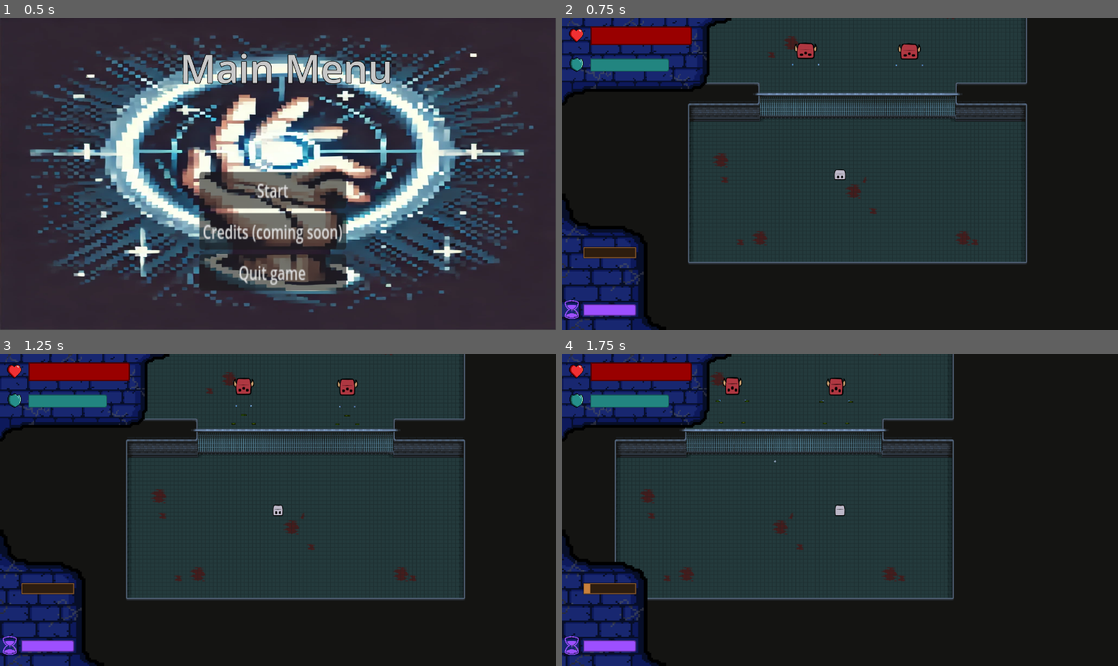
Above: before the commit, frames 1-4 (two rows, left to right).
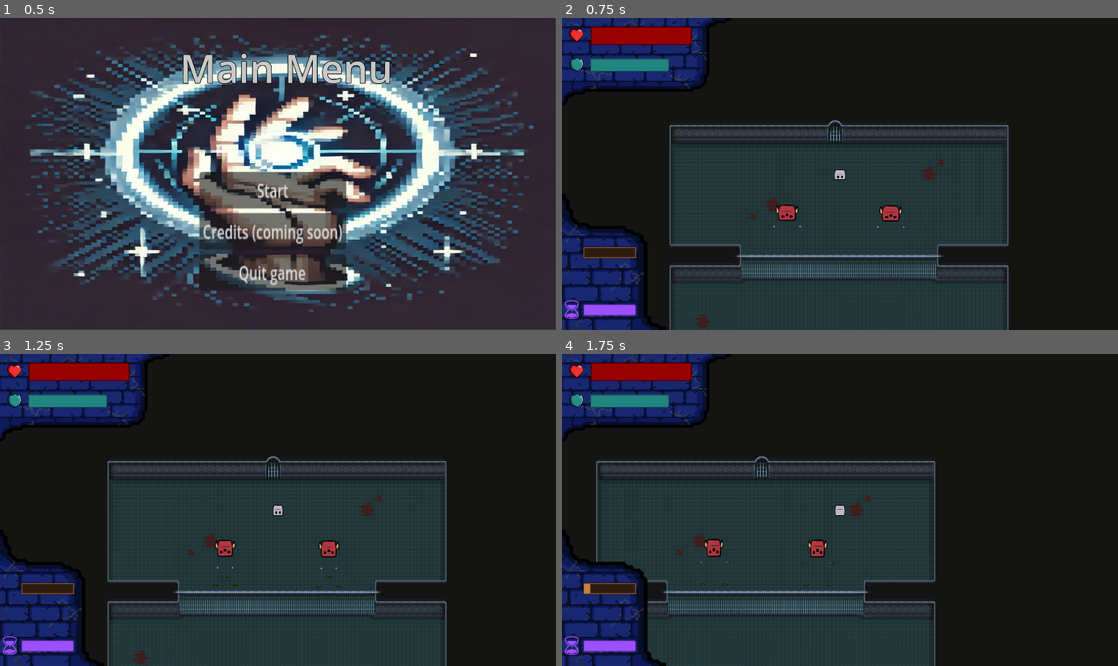
Above: after the commit, the same moments.

Repository: TheMilanMiracle/pyramid-scam-games-game
Game: Godot game, scene res://scenes/UI/main_menu.tscn
Two runs of this game, one before a commit and one after it. Both use one fixed random seed, a clock stepped at 60 frames per second and the inputs below. The engine's default icon, where the game draws it, is replaced by a stand-in: a white triangle on a blue panel in a dark square.
Inputs (mouse positions are in pixels of both pictures, inside the frame that each line leads up to):
- Up to frame 1 (0.5 s): no input
- Up to frame 2 (0.75 s): click "Start" at 0.5 s
- Up to frame 3 (1.25 s): no input
- Up to frame 4 (1.75 s): move the mouse to (806, 385) at 1.27 s; hold D (right) from 1.28 s (still down); hold F (force) from 1.28 s (still down); click (806, 385) at 1.42 s

Frame 1 is identical in both runs. In frame 2, 35% of the frame differs, in the area x 19-84%, y 0-100%; in frame 3, 35%; in frame 4, 30%.

Commit message:
add boss base with state machine

Diff:
--- /dev/null
+++ b/juego-single/scenes/entities/Boss.tscn
@@ -0,0 +1,69 @@
+[gd_scene load_steps=11 format=3 uid="uid://dca2bh7553sjp"]
+
+[ext_resource type="Script" path="res://components/hurtbox.gd" id="1_bhst3"]
+[ext_resource type="Script" path="res://scripts/entities/boss/boss.gd" id="1_qwjmg"]
+[ext_resource type="Texture2D" uid="uid://bfr42cfonoyrg" path="res://assets/skins/monster.png" id="2_2eb68"]
+[ext_resource type="Script" path="res://scripts/entities/boss/state_machine.gd" id="3_g3et1"]
+[ext_resource type="Script" path="res://scripts/entities/boss/following_state.gd" id="4_etjhg"]
+[ext_resource type="Script" path="res://scripts/entities/boss/attack_state.gd" id="6_4adej"]
+[ext_resource type="Script" path="res://scripts/entities/boss/idle_state.gd" id="7_2sg3r"]
+[ext_resource type="Script" path="res://scripts/entities/boss/charged_attack_state.gd" id="8_7l3du"]
+
+[sub_resource type="RectangleShape2D" id="RectangleShape2D_si4gy"]
+size = Vector2(21.5, 23.1)
+
+[sub_resource type="RectangleShape2D" id="RectangleShape2D_khkak"]
+size = Vector2(294, 132)
+
+[node name="Boss" type="CharacterBody2D"]
+collision_layer = 4
+collision_mask = 15
+script = ExtResource("1_qwjmg")
+
+[node name="Pivot" type="Node2D" parent="."]
+
+[node name="Sprite" type="Sprite2D" parent="Pivot"]
+modulate = Color(0.529412, 0.12549, 1, 1)
+scale = Vector2(5, 5)
+texture = ExtResource("2_2eb68")
+hframes = 9
+vframes = 7
+
+[node name="Bullet Pivot" type="Node2D" parent="."]
+
+[node name="Marker" type="Marker2D" parent="Bullet Pivot"]
+position = Vector2(200, 0)
+
+[node name="Hurtbox" type="Area2D" parent="."]
+script = ExtResource("1_bhst3")
+
+[node name="StateMachine" type="Node2D" parent="."]
+script = ExtResource("3_g3et1")
+
+[node name="FollowingState" type="Node2D" parent="StateMachine"]
+script = ExtResource("4_etjhg")
+
+[node name="AttackState" type="Node2D" parent="StateMachine"]
+script = ExtResource("6_4adej")
+
+[node name="AttackStateTimer" type="Timer" parent="StateMachine/AttackState"]
+wait_time = 0.8
+one_shot = true
+
+[node name="IdleState" type="Node2D" parent="StateMachine"]
+script = ExtResource("7_2sg3r")
+
+[node name="ChargedAttackState" type="Node2D" parent="StateMachine"]
+script = ExtResource("8_7l3du")
+
+[node name="StateTimer" type="Timer" parent="."]
+one_shot = true
+
+[node name="Square" type="CollisionShape2D" parent="."]
+position = Vector2(0.499997, 9.5)
+scale = Vector2(10, 10)
+shape = SubResource("RectangleShape2D_si4gy")
+
+[node name="Rect" type="CollisionShape2D" parent="."]
+position = Vector2(0, -39)
+shape = SubResource("RectangleShape2D_khkak")
--- a/juego-single/scenes/entities/bullet.tscn
+++ b/juego-single/scenes/entities/bullet.tscn
@@ -7,8 +7,8 @@
 radius = 7.0
 
 [node name="bullet" type="Area2D"]
-collision_layer = 17
-collision_mask = 7
+collision_layer = 16
+collision_mask = 31
 script = ExtResource("1_063qn")
 
 [node name="CollisionShape2D" type="CollisionShape2D" parent="."]
--- a/juego-single/scenes/player/player.tscn
+++ b/juego-single/scenes/player/player.tscn
@@ -1,5 +1,4 @@
-[gd_scene load_steps=50 format=3 uid="uid://ygpasvck8iev"]
-
+[gd_scene load_steps=52 format=3 uid="uid://ygpasvck8iev"]
 
 [ext_resource type="Script" path="res://scripts/player/player.gd" id="1_mos1g"]
 [ext_resource type="Texture2D" uid="uid://b03urp0y7yjxn" path="res://assets/skins/base_character.png" id="2_cebw6"]
@@ -48,132 +47,6 @@
 resource_name = "attack"
 length = 0.25
 
-[sub_resource type="Animation" id="Animation_tesbp"]
-resource_name = "idle"
-length = 0.6
-loop_mode = 1
-step = 0.15
-tracks/0/type = "value"
-tracks/0/imported = false
-tracks/0/enabled = true
-tracks/0/path = NodePath("Pivot/MainSprite:frame")
-tracks/0/interp = 1
-tracks/0/loop_wrap = true
-tracks/0/keys = {
-"times": PackedFloat32Array(0, 0.142857, 0.285714, 0.428571),
-"transitions": PackedFloat32Array(1, 1, 1, 1),
-"update": 1,
-"values": [0, 1, 2, 3]
-}
-
-[sub_resource type="Animation" id="Animation_e1dox"]
-resource_name = "idle left"
-length = 0.6
-loop_mode = 1
-step = 0.15
-tracks/0/type = "value"
-tracks/0/imported = false
-tracks/0/enabled = true
-tracks/0/path = NodePath("Pivot/MainSprite:frame")
-tracks/0/interp = 1
-tracks/0/loop_wrap = true
-tracks/0/keys = {
-"times": PackedFloat32Array(0, 0.15, 0.3, 0.45),
-"transitions": PackedFloat32Array(1, 1, 1, 1),
-"update": 1,
-"values": [8, 9, 10, 11]
-}
-
-[sub_resource type="Animation" id="Animation_j787d"]
-resource_name = "idle left_bottom"
-length = 0.6
-loop_mode = 1
-step = 0.15
-tracks/0/type = "value"
-tracks/0/imported = false
-tracks/0/enabled = true
-tracks/0/path = NodePath("Pivot/MainSprite:frame")
-tracks/0/interp = 1
-tracks/0/loop_wrap = true
-tracks/0/keys = {
-"times": PackedFloat32Array(0, 0.15, 0.3, 0.45),
-"transitions": PackedFloat32Array(1, 1, 1, 1),
-"update": 1,
-"values": [4, 5, 6, 7]
-}
-
-[sub_resource type="Animation" id="Animation_ub80f"]
-resource_name = "idle right"
-length = 0.6
-loop_mode = 1
-step = 0.15
-tracks/0/type = "value"
-tracks/0/imported = false
-tracks/0/enabled = true
-tracks/0/path = NodePath("Pivot/MainSprite:frame")
-tracks/0/interp = 1
-tracks/0/loop_wrap = true
-tracks/0/keys = {
-"times": PackedFloat32Array(0, 0.15, 0.3, 0.45),
-"transitions": PackedFloat32Array(1, 1, 1, 1),
-"update": 1,
-"values": [8, 9, 10, 11]
-}
-
-[sub_resource type="Animation" id="Animation_fmc54"]
-resource_name = "idle right_bottom"
-length = 0.6
-loop_mode = 1
-step = 0.15
-tracks/0/type = "value"
-tracks/0/imported = false
-tracks/0/enabled = true
-tracks/0/path = NodePath("Pivot/MainSprite:frame")
-tracks/0/interp = 1
-tracks/0/loop_wrap = true
-tracks/0/keys = {
-"times": PackedFloat32Array(0, 0.15, 0.3, 0.45),
-"transitions": PackedFloat32Array(1, 1, 1, 1),
-"update": 1,
-"values": [4, 5, 6, 7]
-}
-
-[sub_resource type="Animation" id="Animation_vswqh"]
-resource_name = "idle rigtht_up"
-length = 0.6
-loop_mode = 1
-step = 0.15
-tracks/0/type = "value"
-tracks/0/imported = false
-tracks/0/enabled = true
-tracks/0/path = NodePath("Pivot/MainSprite:frame")
-tracks/0/interp = 1
-tracks/0/loop_wrap = true
-tracks/0/keys = {
-"times": PackedFloat32Array(0, 0.15, 0.3, 0.45),
-"transitions": PackedFloat32Array(1, 1, 1, 1),
-"update": 1,
-"values": [16, 17, 18, 19]
-}
-
-[sub_resource type="Animation" id="Animation_lq3xx"]
-resource_name = "idle up"
-length = 0.6
-loop_mode = 1
-step = 0.15
-tracks/0/type = "value"
-tracks/0/imported = false
-tracks/0/enabled = true
-tracks/0/path = NodePath("Pivot/MainSprite:frame")
-tracks/0/interp = 1
-tracks/0/loop_wrap = true
-tracks/0/keys = {
-"times": PackedFloat32Array(0, 0.15, 0.3, 0.45),
-"transitions": PackedFloat32Array(1, 1, 1, 1),
-"update": 1,
-"values": [12, 13, 14, 15]
-}
-
 [sub_resource type="Animation" id="Animation_jd3hd"]
 resource_name = "death"
 length = 0.5
@@ -189,6 +62,132 @@
 "transitions": PackedFloat32Array(1, 1, 1, 1, 1, 1),
 "update": 1,
 "values": [0, 1, 2, 3, 4, 5]
+}
+
+[sub_resource type="Animation" id="Animation_tesbp"]
+resource_name = "idle"
+length = 0.6
+loop_mode = 1
+step = 0.15
+tracks/0/type = "value"
+tracks/0/imported = false
+tracks/0/enabled = true
+tracks/0/path = NodePath("Pivot/MainSprite:frame")
+tracks/0/interp = 1
+tracks/0/loop_wrap = true
+tracks/0/keys = {
+"times": PackedFloat32Array(0, 0.142857, 0.285714, 0.428571),
+"transitions": PackedFloat32Array(1, 1, 1, 1),
+"update": 1,
+"values": [0, 1, 2, 3]
+}
+
+[sub_resource type="Animation" id="Animation_e1dox"]
+resource_name = "idle left"
+length = 0.6
+loop_mode = 1
+step = 0.15
+tracks/0/type = "value"
+tracks/0/imported = false
+tracks/0/enabled = true
+tracks/0/path = NodePath("Pivot/MainSprite:frame")
+tracks/0/interp = 1
+tracks/0/loop_wrap = true
+tracks/0/keys = {
+"times": PackedFloat32Array(0, 0.15, 0.3, 0.45),
+"transitions": PackedFloat32Array(1, 1, 1, 1),
+"update": 1,
+"values": [8, 9, 10, 11]
+}
+
+[sub_resource type="Animation" id="Animation_j787d"]
+resource_name = "idle left_bottom"
+length = 0.6
+loop_mode = 1
+step = 0.15
+tracks/0/type = "value"
+tracks/0/imported = false
+tracks/0/enabled = true
+tracks/0/path = NodePath("Pivot/MainSprite:frame")
+tracks/0/interp = 1
+tracks/0/loop_wrap = true
+tracks/0/keys = {
+"times": PackedFloat32Array(0, 0.15, 0.3, 0.45),
+"transitions": PackedFloat32Array(1, 1, 1, 1),
+"update": 1,
+"values": [4, 5, 6, 7]
+}
+
+[sub_resource type="Animation" id="Animation_ub80f"]
+resource_name = "idle right"
+length = 0.6
+loop_mode = 1
+step = 0.15
+tracks/0/type = "value"
+tracks/0/imported = false
+tracks/0/enabled = true
+tracks/0/path = NodePath("Pivot/MainSprite:frame")
+tracks/0/interp = 1
+tracks/0/loop_wrap = true
+tracks/0/keys = {
+"times": PackedFloat32Array(0, 0.15, 0.3, 0.45),
+"transitions": PackedFloat32Array(1, 1, 1, 1),
+"update": 1,
+"values": [8, 9, 10, 11]
+}
+
+[sub_resource type="Animation" id="Animation_fmc54"]
+resource_name = "idle right_bottom"
+length = 0.6
+loop_mode = 1
+step = 0.15
+tracks/0/type = "value"
+tracks/0/imported = false
+tracks/0/enabled = true
+tracks/0/path = NodePath("Pivot/MainSprite:frame")
+tracks/0/interp = 1
+tracks/0/loop_wrap = true
+tracks/0/keys = {
+"times": PackedFloat32Array(0, 0.15, 0.3, 0.45),
+"transitions": PackedFloat32Array(1, 1, 1, 1),
+"update": 1,
+"values": [4, 5, 6, 7]
+}
+
+[sub_resource type="Animation" id="Animation_vswqh"]
+resource_name = "idle rigtht_up"
+length = 0.6
+loop_mode = 1
+step = 0.15
+tracks/0/type = "value"
+tracks/0/imported = false
+tracks/0/enabled = true
+tracks/0/path = NodePath("Pivot/MainSprite:frame")
+tracks/0/interp = 1
+tracks/0/loop_wrap = true
+tracks/0/keys = {
+"times": PackedFloat32Array(0, 0.15, 0.3, 0.45),
+"transitions": PackedFloat32Array(1, 1, 1, 1),
+"update": 1,
+"values": [16, 17, 18, 19]
+}
+
+[sub_resource type="Animation" id="Animation_lq3xx"]
+resource_name = "idle up"
+length = 0.6
+loop_mode = 1
+step = 0.15
+tracks/0/type = "value"
+tracks/0/imported = false
+tracks/0/enabled = true
+tracks/0/path = NodePath("Pivot/MainSprite:frame")
+tracks/0/interp = 1
+tracks/0/loop_wrap = true
+tracks/0/keys = {
+"times": PackedFloat32Array(0, 0.15, 0.3, 0.45),
+"transitions": PackedFloat32Array(1, 1, 1, 1),
+"update": 1,
+"values": [12, 13, 14, 15]
 }
 
 [sub_resource type="AnimationLibrary" id="AnimationLibrary_rd48s"]
--- a/juego-single/scenes/player/slow_area.tscn
+++ b/juego-single/scenes/player/slow_area.tscn
@@ -7,7 +7,7 @@
 radius = 200.0
 
 [node name="SlowArea" type="Area2D"]
-collision_mask = 7
+collision_mask = 31
 script = ExtResource("1_drs0c")
 
 [node name="SlowAreaSprite" type="Sprite2D" parent="."]
--- /dev/null
+++ b/juego-single/scenes/rooms/boss_room.tscn
@@ -0,0 +1,18 @@
+[gd_scene load_steps=4 format=3 uid="uid://bcxodme56yiib"]
+
+[ext_resource type="PackedScene" uid="uid://dca2bh7553sjp" path="res://scenes/entities/Boss.tscn" id="1_5v7bm"]
+[ext_resource type="PackedScene" uid="uid://ctph8joortxmw" path="res://scenes/player/slow_area.tscn" id="2_layed"]
+[ext_resource type="PackedScene" uid="uid://ygpasvck8iev" path="res://scenes/player/player.tscn" id="3_fvh5i"]
+
+[node name="BossRoom" type="Node2D"]
+
+[node name="SlowArea" parent="." instance=ExtResource("2_layed")]
+scale = Vector2(3, 3)
+
+[node name="Player" parent="." node_paths=PackedStringArray("slow_area") instance=ExtResource("3_fvh5i")]
+position = Vector2(0, 500)
+scale = Vector2(1.5, 1.5)
+slow_area = NodePath("../SlowArea")
+
+[node name="Boss" parent="." node_paths=PackedStringArray("player") instance=ExtResource("1_5v7bm")]
+player = NodePath("../Player")
--- a/juego-single/scenes/world.tscn
+++ b/juego-single/scenes/world.tscn
@@ -19,7 +19,7 @@
 scale = Vector2(2, 2)
 
 [node name="Player" parent="." node_paths=PackedStringArray("slow_area") instance=ExtResource("3_lq7cv")]
-position = Vector2(924, 1187)
+position = Vector2(1038, 191)
 slow_area = NodePath("../SlowArea")
 
 [node name="BulletsKillzone" type="Area2D" parent="."]
--- /dev/null
+++ b/juego-single/scripts/entities/boss/attack_state.gd
@@ -0,0 +1,49 @@
+extends BossState
+class_name AttackState
+
+@onready var pkd_bullet: PackedScene = preload("res://scenes/entities/bullet.tscn")
+@onready var timer: Timer = $AttackStateTimer
+
+
+func _ready() -> void:
+	timer_val = 3.0
+
+func state_ready(_timer: Timer, _boss: Boss) -> void:
+	super.state_ready(_timer, _boss)
+	timer.timeout.connect(_on_timer_timeout)
+	timer.start()
+	_on_timer_timeout()
+
+
+func state_transition(machine: StateMachine) -> void:
+	timer.stop()
+
+	var state = RandomNumberGenerator.new().randi() % 10
+
+	if state < 3:
+		machine.boss_state = machine.following_state
+	elif state < 5:
+		machine.boss_state = machine.idle_state
+	elif state < 8:
+		machine.boss_state = machine.charged_attack_state
+	else:
+		machine.boss_state = self
+
+	super.state_transition(machine)
+
+
+func _on_timer_timeout() -> void:
+	boss.bullet_pivot.look_at(boss.player.global_position)
+
+	for i in range(-2, 3):
+		var bullet: Bullet = pkd_bullet.instantiate()
+		get_parent().get_parent().add_child(bullet)
+
+		bullet.global_position = boss.marker.global_position
+		bullet.rotation = boss.bullet_pivot.rotation  + (0.1 * i)
+
+		bullet.scale = Vector2(2.5, 2.5)
+		bullet.modulate = Color(0.9, 0.4, 0.8)
+		bullet.SPEED_MULTIPLIER = 0.7
+
+	timer.start()
--- /dev/null
+++ b/juego-single/scripts/entities/boss/boss.gd
@@ -0,0 +1,16 @@
+extends CharacterBody2D
+class_name Boss
+
+@export var player: Player
+@onready var marker: Marker2D = $"Bullet Pivot/Marker"
+@onready var bullet_pivot: Node2D = $"Bullet Pivot"
+@onready var state_timer: Timer = $StateTimer
+
+var HEALTH: int = 10
+
+
+func take_damage(damage: int) -> void:
+	HEALTH -= damage
+
+	if HEALTH <= 0:
+		queue_free()
--- /dev/null
+++ b/juego-single/scripts/entities/boss/boss_state.gd
@@ -0,0 +1,18 @@
+extends Node2D
+class_name BossState
+
+var timer_val: float
+var boss: Boss
+
+func state_ready(_timer: Timer, _boss: Boss) -> void:
+	boss = _boss
+	_timer.wait_time = timer_val
+	_timer.start()
+
+
+func state_process(delta:float, player: Player, boss: CharacterBody2D) -> void:
+	pass
+
+
+func state_transition(machine: StateMachine) -> void:
+	machine.state_timer.start()
--- /dev/null
+++ b/juego-single/scripts/entities/boss/charged_attack_state.gd
@@ -0,0 +1,37 @@
+extends BossState
+class_name ChargedAttackState
+
+@onready var pkd_bullet: PackedScene = preload("res://scenes/entities/bullet.tscn")
+@onready var timer: Timer = $AttackStateTimer
+
+
+func _ready() -> void:
+	timer_val = 1.5
+
+func state_ready(_timer: Timer, _boss: Boss) -> void:
+	super.state_ready(_timer, _boss)
+
+	boss.bullet_pivot.look_at(boss.player.global_position)
+
+	var bullet: Bullet = pkd_bullet.instantiate()
+	get_parent().get_parent().add_child(bullet)
+
+	bullet.global_position = boss.marker.global_position
+	bullet.rotation = boss.bullet_pivot.rotation
+	bullet.SPEED_MULTIPLIER = 0.15
+	bullet.DAMAGE = 3
+
+	bullet.scale = Vector2(10, 10)
+	bullet.modulate = Color(0.95, 0.45, 0.9)
+
+func state_transition(machine: StateMachine) -> void:
+	var state = RandomNumberGenerator.new().randi() % 10
+
+	if state < 4:
+		machine.boss_state = machine.following_state
+	elif state < 7:
+		machine.boss_state = machine.idle_state
+	else:
+		machine.boss_state = machine.attack_state
+
+	super.state_transition(machine)
--- /dev/null
+++ b/juego-single/scripts/entities/boss/following_state.gd
@@ -0,0 +1,26 @@
+extends BossState
+class_name FollowingState
+
+
+const SPEED: int = 100
+
+func _ready() -> void:
+	timer_val = 2.
+
+
+func state_process(delta:float, player: Player, boss: CharacterBody2D) -> void:
+	var direction = (player.global_position - boss.global_position).normalized()
+	boss.position += SPEED * delta * direction
+
+
+func state_transition(machine: StateMachine) -> void:
+	var state = RandomNumberGenerator.new().randi() % 10
+
+	if state < 3:
+		machine.boss_state = machine.attack_state
+	elif state < 6:
+		machine.boss_state = machine.idle_state
+	else:
+		machine.boss_state = self
+
+	super.state_transition(machine)
--- /dev/null
+++ b/juego-single/scripts/entities/boss/idle_state.gd
@@ -0,0 +1,51 @@
+extends BossState
+class_name IdleState
+
+const SPEED: int = 150
+var val: int
+
+func _ready() -> void:
+	timer_val = 1.5
+
+func state_ready(_timer: Timer, _boss: Boss) -> void:
+	super.state_ready(_timer, _boss)
+	val = RandomNumberGenerator.new().randi() % 3
+
+
+func state_process(delta:float, player: Player, boss: CharacterBody2D) -> void:
+	var direction
+	match val:
+		0:
+			direction = (player.global_position - boss.global_position).normalized()
+			boss.position -= SPEED * delta * direction
+
+		1:
+			direction = (player.global_position - boss.global_position).normalized()
+			direction = Vector2(
+				(int(direction[0]) + 1) % 2,
+				(int(direction[1]) + 1) % 2
+			)
+
+			boss.position += SPEED * delta * direction
+
+		2:
+			direction = (player.global_position - boss.global_position).normalized()
+			direction = Vector2(
+				(int(direction[0]) + 1) % 2,
+				(int(direction[1]) + 1) % 2
+			)
+
+			boss.position -= SPEED * delta * direction
+
+
+func state_transition(machine: StateMachine) -> void:
+	var state = RandomNumberGenerator.new().randi() % 10
+
+	if state < 4:
+		machine.boss_state = machine.attack_state
+	elif state < 8:
+		machine.boss_state = machine.following_state
+	else:
+		machine.boss_state = self
+
+	super.state_transition(machine)
--- /dev/null
+++ b/juego-single/scripts/entities/boss/state_machine.gd
@@ -0,0 +1,31 @@
+extends Node2D
+class_name StateMachine
+
+@onready var idle_state: IdleState = $IdleState
+@onready var following_state: FollowingState = $FollowingState
+@onready var attack_state: AttackState = $AttackState
+@onready var charged_attack_state: ChargedAttackState = $ChargedAttackState
+
+@onready var state_timer: Timer = $"../StateTimer"
+
+@onready var boss_state: BossState = idle_state
+
+var boss: Boss
+var player: Player
+
+func _ready() -> void:
+	state_timer.timeout.connect(_on_state_timer_timeout)
+
+	boss = get_parent()
+	player = boss.player
+
+	boss_state.state_ready(state_timer, boss)
+
+
+func _process(delta: float) -> void:
+	boss_state.state_process(delta, player, boss)
+
+
+func _on_state_timer_timeout() -> void:
+	boss_state.state_transition(self)
+	boss_state.state_ready(state_timer, boss)
--- a/juego-single/scripts/entities/bullet.gd
+++ b/juego-single/scripts/entities/bullet.gd
@@ -1,27 +1,35 @@
+extends Area2D
 class_name Bullet
-extends Area2D
 
 signal bullet_died()
 
-const speed: int = 800
+
+const SPEED: int = 800
+var SPEED_MULTIPLIER: float = 1.
+var DELTA_MULTIPLIER: float = 1.
+var DAMAGE: int = 1
+
 
 func _ready() -> void:
 	body_entered.connect(_on_body_entered)
 	area_entered.connect(_on_area_entered)
 
-func take_damage_en():
-	queue_free()
 
 func _physics_process(delta: float) -> void:
-	position += speed * transform.y * delta
+	position += SPEED * SPEED_MULTIPLIER * DELTA_MULTIPLIER * transform.x * delta
+
+
+func slow_down(multiplier: float) -> void:
+	DELTA_MULTIPLIER = multiplier
+
+
+func speed_up() -> void:
+	DELTA_MULTIPLIER = 1.
 
 
 func _on_body_entered(body: Node2D):
 	if body.has_method("take_damage"):
-		body.take_damage()
-		queue_free()
-	if body.has_method("take_damage_en"):
-		body.take_damage_en()
+		body.take_damage(DAMAGE)
 		queue_free()
 
 	bullet_died.emit()
@@ -29,7 +37,7 @@
 
 func _on_area_entered(body: Area2D):
 	if body.has_method("take_damage"):
-		body.take_damage()
+		body.take_damage(DAMAGE)
 		queue_free()
 
 	if body.has_method("defense"):
--- a/juego-single/scripts/entities/enemy.gd
+++ b/juego-single/scripts/entities/enemy.gd
@@ -27,10 +27,10 @@
 		print("force")
 		apply_my_impulse()
 
-func take_damage_en():
-	HEALTH -= 1
-	print("ouch")
-	if HEALTH == 0:
+func take_damage(damage: int) -> void:
+	HEALTH -= damage
+
+	if HEALTH <= 0:
 		get_parent().enemyDead()
 		queue_free()
 
--- a/juego-single/scripts/entities/enemy_bullet.gd
+++ b/juego-single/scripts/entities/enemy_bullet.gd
@@ -24,7 +24,7 @@
 
 func _on_body_entered(body: Node2D):
 	if body.has_method("take_damage"):
-		body.take_damage()
+		body.take_damage(1)
 		queue_free()
 	if body.has_method("take_damage_en"):
 		body.take_damage_en()
@@ -35,7 +35,7 @@
 
 func _on_area_entered(body: Area2D):
 	if body.has_method("take_damage"):
-		body.take_damage()
+		body.take_damage(1)
 		queue_free()
 
 	if body.has_method("defense"):
--- a/juego-single/scripts/player/player.gd
+++ b/juego-single/scripts/player/player.gd
@@ -1,4 +1,5 @@
 extends CharacterBody2D
+class_name Player
 
 @onready var pivot: Node2D = $Pivot
 @onready var sprite: Sprite2D = $Pivot/MainSprite
@@ -34,6 +35,7 @@
 
 @export var slow_area: Area2D
 var slow_area_cooldown_timer: Timer
+
 
 func _ready() -> void:
 	defaultColor = sprite.modulate
@@ -72,9 +74,9 @@
 	else:
 		heat_bar.value = float(HEAT) / float(MAX_HEAT) * 100
 
-	print("value %d" % heat_bar.value)
-	if not overheated: print("calc %f" % (HEAT / MAX_HEAT * 100))
-	print("HEAT %d" % HEAT)
+	#print("value %d" % heat_bar.value)
+	#if not overheated: print("calc %f" % (HEAT / MAX_HEAT * 100))
+	#print("HEAT %d" % HEAT)
 
 	#MOVEMENT
 	var Xdirection = Input.get_axis("left", "right")
@@ -109,21 +111,23 @@
 		victory_menu.show()
 		get_tree().paused = true
 
+
 func _on_damage_dealt() -> void:
 	pass
 
-func take_damage() -> void:
+
+func take_damage(damage: int) -> void:
 	on_damage_timer.start()
 	damaged_timer.start()
 
 	sprite.modulate = damageColor
 
 	if SHIELD:
-		SHIELD -= 1
+		SHIELD = max(SHIELD - damage, 0)
 		shield_bar.value = SHIELD
 		return
 
-	HEALTH -= 1
+	HEALTH = max(HEALTH - damage, 0)
 	health_bar.value = HEALTH
 	if HEALTH == 0:
 		sprite.hide()
@@ -148,13 +152,14 @@
 		get_parent().add_child(bullet)
 
 		bullet.global_position = marker.global_position
-		bullet.rotation = pivot.rotation - PI/2
+		bullet.rotation = pivot.rotation
 
 		HEAT = min(HEAT + 1, MAX_HEAT)
 		decrease_heat_timer.start()
 
 		if HEAT == MAX_HEAT:
 			_overheat()
+
 
 func _on_heat_decrease() -> void:
 	if overheated:
Not shown, changed: juego-single/scenes/rooms/room_01.tscn
